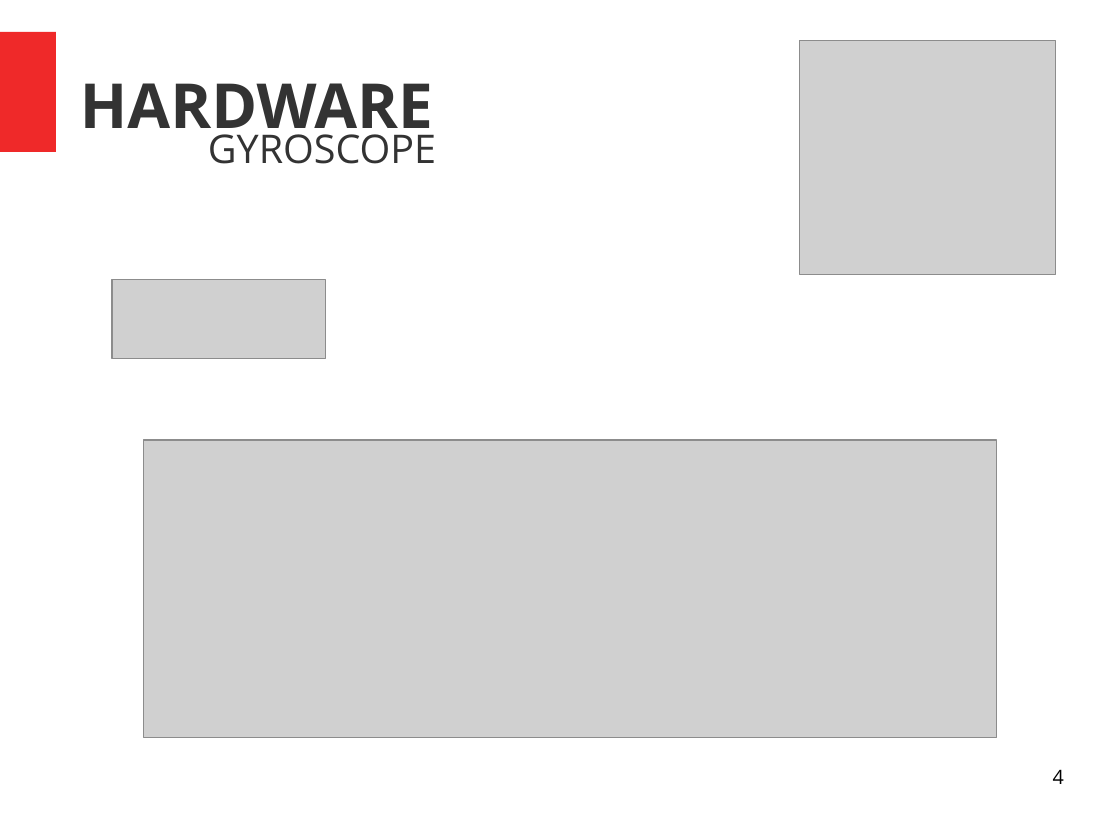
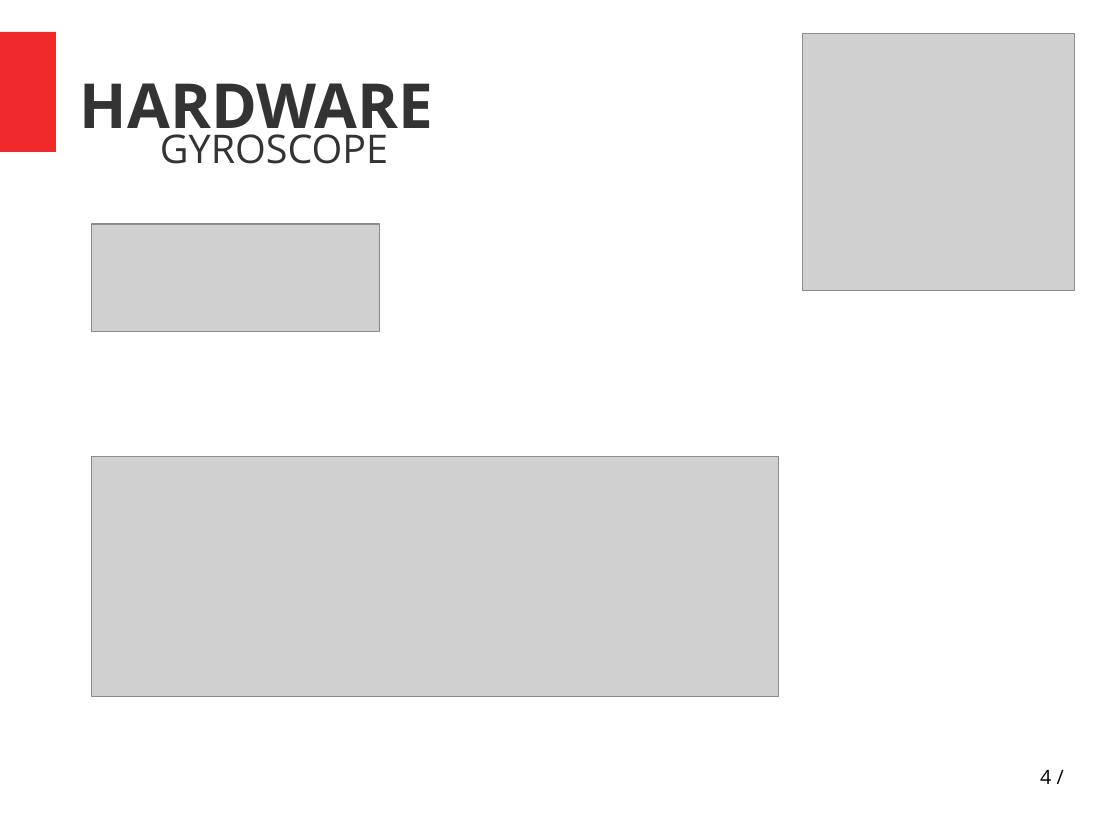
Before and after one commit to athava/ptixiaki, a slide deck: slide 4 of Untitled 1.odp. Drawn at 1120x840 pixels with LibreOffice and Linux fonts; fonts in the diff are those of the drawing; grey boxes stand for pictures. Boxes give left, top, right and bottom in pixels: in the first picture for what was removed or moved away, otherwise in the second. Text is boxed around its words. In the diff, an @@ line names an element or a change of style, - is before the commit and + after.

```diff
--- a/Untitled 1.odp
+++ b/Untitled 1.odp
@@ picture: place and size @@
-picture at bbox=[800, 40, 1055, 274]
+picture at bbox=[803, 34, 1075, 291]
@@ text "GYROSCOPE" at bbox=[160, 126, 388, 164]: indent changed @@
@@ picture: place and size @@
-picture at bbox=[112, 281, 325, 360]
+picture at bbox=[91, 224, 379, 330]
@@ picture removed at bbox=[150, 448, 456, 738] @@
@@ picture: place and size @@
-picture at bbox=[144, 440, 997, 738]
+picture at bbox=[91, 456, 779, 696]
@@ page number at bbox=[1040, 769, 1051, 784]: text changed @@
-4
+4 /
```
Also in this commit, not shown: 5 other slides changed, 4 slides added, 3 other files.
